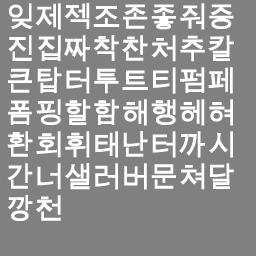
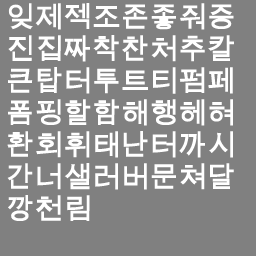
Before/after of a 256px x 256px layered artwork. What changed in the layer stack:
painted on "잊제젝조존좋줘증 진집짜착찬처추칼 큰탑터투트티펌페 폼핑할" over [67, 195, 90, 221]
